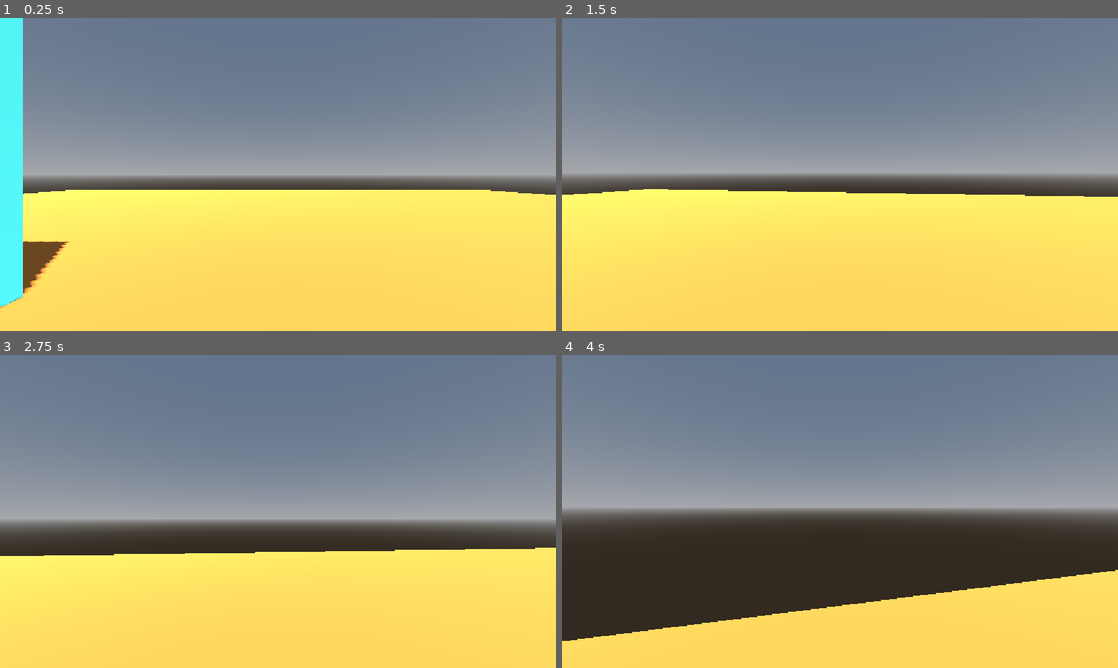
Above: before the commit, frames 1-4 (two rows, left to right).
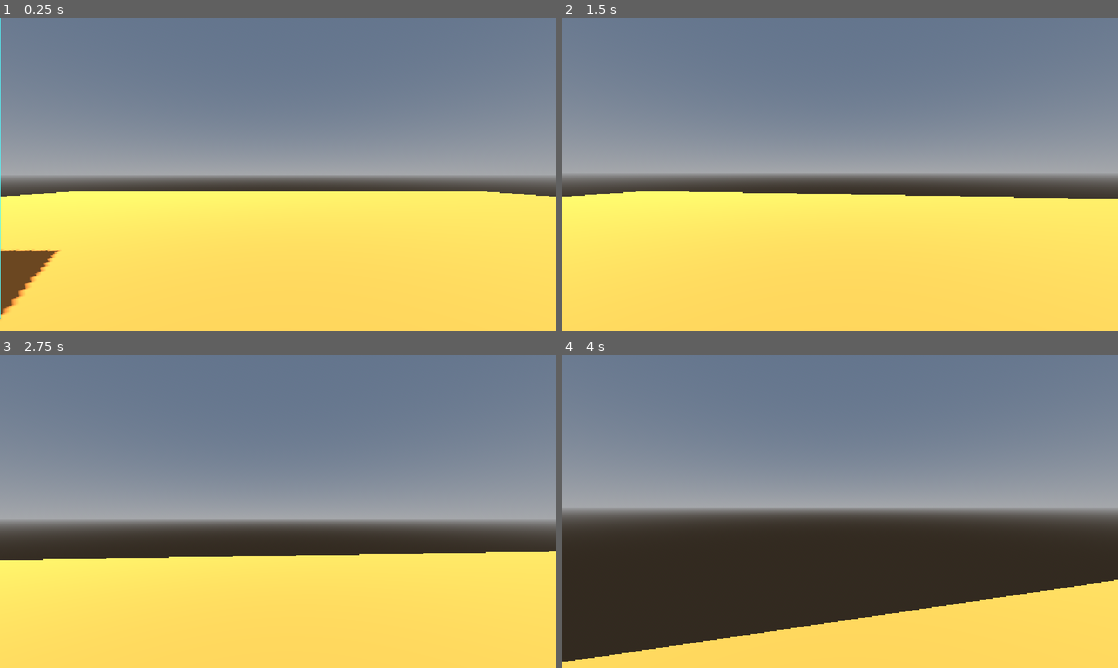
Above: after the commit, the same moments.

Repository: Jakobsen123/godot-multiplayer
Game: Godot game, scene res://Scenes/test_area.tscn
The game is run twice, just before and just after one commit, with the same random seed, the same clock (stepped at 60 frames per second) and the same inputs.
Inputs (mouse positions are in pixels of both pictures, inside the frame that each line leads up to):
- Up to frame 1 (0.25 s): no input
- Up to frame 2 (1.5 s): tap Enter (ui_accept) at 0.5, 0.77 s; move the mouse to (867, 174) at 0.52 s; hold W (moveForward) from 0.53 s (still down); move the mouse to (812, 174) at 1.27 s
- Up to frame 3 (2.75 s): keep holding W (moveForward); tap Enter (ui_accept) at 1.52 s; move the mouse to (289, 505) at 2.02 s
- Up to frame 4 (4 s): keep holding W (moveForward); move the mouse to (834, 517) at 2.77 s; tap Enter (ui_accept) at 3.02, 3.77 s; move the mouse to (878, 514) at 3.52 s

The runs differ from the first frame. In frame 1, 4.5% of the frame differs, in the area x 0-100%, y 0-97%; in frame 2, 0.6%; in frame 3, 1.2%; in frame 4, 4.9%, in the area x 0-100%, y 68-98%.

Commit message:
rotation og model

Diff:
--- a/godot-mutliplayer/Scenes/player.tscn
+++ b/godot-mutliplayer/Scenes/player.tscn
@@ -1,10 +1,9 @@
 [gd_scene format=3 uid="uid://coxue4upkk76q"]
 
 [ext_resource type="Script" uid="uid://cxe4i2wuk5n8w" path="res://Scripts/playerMovement.gd" id="1_v0iea"]
+[ext_resource type="PackedScene" uid="uid://b3k0jro56tkwh" path="res://Assets/player.glb" id="2_cvnsp"]
 
 [sub_resource type="CapsuleShape3D" id="CapsuleShape3D_e72e0"]
-
-[sub_resource type="CapsuleMesh" id="CapsuleMesh_qt3lr"]
 
 [node name="Player" type="CharacterBody3D" unique_id=1917613820]
 script = ExtResource("1_v0iea")
@@ -12,8 +11,8 @@
 [node name="CollisionShape3D" type="CollisionShape3D" parent="." unique_id=1429238426]
 shape = SubResource("CapsuleShape3D_e72e0")
 
-[node name="MeshInstance3D" type="MeshInstance3D" parent="." unique_id=1544957438]
-mesh = SubResource("CapsuleMesh_qt3lr")
+[node name="Camera3D" type="Camera3D" parent="." unique_id=335879818]
+transform = Transform3D(1, 0, 0, 0, 1, 0, 0, 0, 1, 0, 0.624617, -0.19776285)
 
-[node name="Camera3D" type="Camera3D" parent="." unique_id=335879818]
-transform = Transform3D(1, 0, 0, 0, 1, 0, 0, 0, 1, 0, 0.5, 0)
+[node name="playerModel" parent="." unique_id=1978217565 instance=ExtResource("2_cvnsp")]
+transform = Transform3D(-1.3113417e-08, 0, 0.3, 0, 0.3, 0, -0.3, 0, -1.3113417e-08, 0, -0.5, 0)
--- a/godot-mutliplayer/Scenes/test_area.tscn
+++ b/godot-mutliplayer/Scenes/test_area.tscn
@@ -28,6 +28,7 @@
 [node name="TestArea" type="Node3D" unique_id=644057017]
 
 [node name="Player" parent="." unique_id=1917613820 instance=ExtResource("1_gv3r5")]
+transform = Transform3D(1, 0, 0, 0, 1, 0, 0, 0, 1, 0, 1.1447871, 0)
 
 [node name="Ground" type="StaticBody3D" parent="." unique_id=2070876492]
 
--- a/godot-mutliplayer/Scripts/Network.gd
+++ b/godot-mutliplayer/Scripts/Network.gd
@@ -57,7 +57,7 @@
 		if send_timer >= 1.0:
 			send_timer = 0.0
 
-func send_player_data(player_name: String, player_position: Vector3):
+func send_player_data(player_name: String, player_position: Vector3, player_rotation_y: float):
 
 	var data = {
 		"type": "player_update",
@@ -66,7 +66,8 @@
 			"x": player_position.x,
 			"y": player_position.y,
 			"z": player_position.z
-		}
+		},
+		"rotation": player_rotation_y
 	}
 
 	var json = JSON.stringify(data)
@@ -95,5 +96,6 @@
 			pos["y"],
 			pos["z"]
 	)
+		var playerRotation = data["rotation"]
 
-		playerManager.updatePlayer(player_id, player_position)
+		playerManager.updatePlayer(player_id, player_position, playerRotation)
--- a/godot-mutliplayer/Scripts/playerManager.gd
+++ b/godot-mutliplayer/Scripts/playerManager.gd
@@ -6,7 +6,7 @@
 
 var myPlayerID = "Jakob"
 
-func spawnPlayer(id: String, spawnPosition: Vector3):
+func spawnPlayer(id: String, spawnPosition: Vector3, rotation: float):
 	if players.has(id):
 		return
 
@@ -17,13 +17,14 @@
 
 	add_child(player)
 	player.position = spawnPosition
+	player.rotation.y = rotation
 
 	players[id] = player
 
-func updatePlayer(id: String, newPosition: Vector3):
+func updatePlayer(id: String, newPosition: Vector3, rotation: float):
 
 	if not players.has(id):
-		spawnPlayer(id, newPosition)
+		spawnPlayer(id, newPosition, rotation)
 
 	var player = players[id]
 
--- a/godot-mutliplayer/Scripts/playerMovement.gd
+++ b/godot-mutliplayer/Scripts/playerMovement.gd
@@ -57,7 +57,7 @@
 
 		if sendTimer >= 0.05:
 			sendTimer = 0.0
-			Network.send_player_data("Jakob", global_position)
+			Network.send_player_data("Mattebassen", global_position, rotation.y)
 
 	move_and_slide()
 
